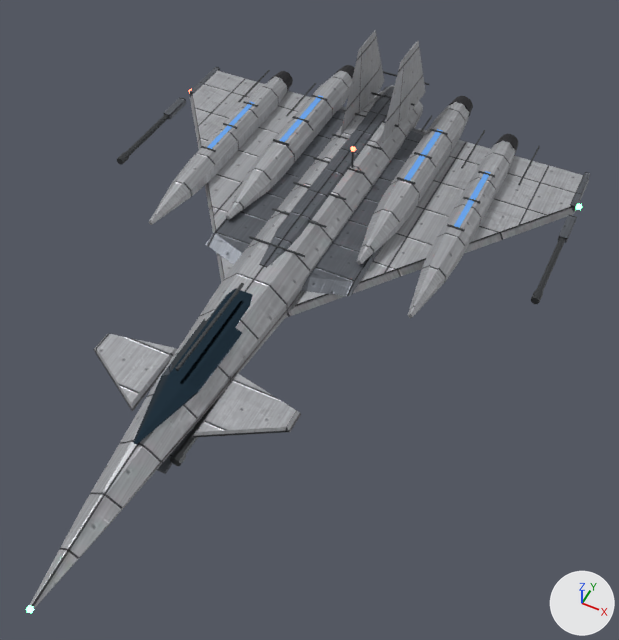
One commit to the glTF model starflight/real/swift.glb: the scene before it, then after it.
Before and after are seen from a camera (50 mm lens) standing at (3.85, -7.45, 7.72) and looking at (0.76, -1.27, -0.01). Every picture has the same lights, and +X, +Y and +Z are marked at lower right. The first picture is the older version. Vertices at exactly the same position are counted once.

The first picture shows 'swift'.
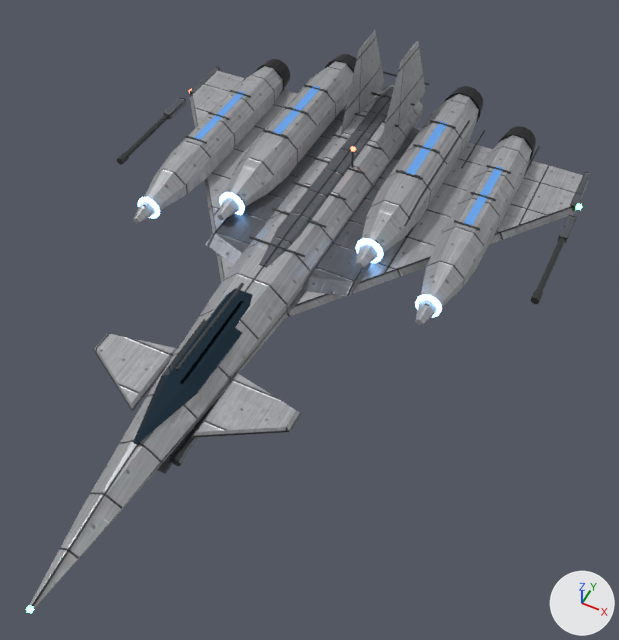
Pixel boxes [x1, y1, x2, y2] of what changed, in the pictures (619 x 640 px; the box of a moved part takes in the faces that stretch with it):
part 1 of me_swift, added: after [219, 192, 245, 215]
part 2 of me_swift, added: after [138, 197, 160, 219]
part 3 of me_swift, added: after [355, 238, 383, 263]
part 4 of me_swift, added (blue): after [273, 86, 321, 134]
part 5 of me_swift, added: after [194, 91, 245, 140]
part 6 of me_swift, added (blue): after [406, 121, 448, 175]
part 7 of me_swift, added (blue): after [464, 166, 504, 225]
part 8 of me_swift, deleted: before [208, 102, 254, 149]
part 9 of me_swift, deleted: before [279, 95, 323, 142]
part 10 of me_swift, moved or reshaped: before [215, 71, 515, 253]; after [209, 61, 532, 317]
part 11 of me_swift, surface changed: before [149, 65, 518, 318]; after [133, 54, 536, 325]

The change, as a diff of the scene's bpy script:
```diff
--- a/starflight/real/swift.glb.py
+++ b/starflight/real/swift.glb.py
@@ me_swift @@
 # used by ob_swift; location = (0.0, 0.0, 0.0)
-me_swift.from_pydata(...)  # 1252 vertices, 2188 faces; spans x -3.16..3.16, y -5.65..3.59, z -0.36..1.37
+me_swift.from_pydata(...)  # 1348 vertices, 2364 faces; spans x -3.16..3.16, y -5.65..3.63, z -0.36..1.37
+# me_swift part 1: a new loose piece, a 12-sided cylinder along y spanning x -1.186..-0.814, y -0.074..-0.034, z 0.02..0.392, in mat_engine (blue #89c4ff, glowing blue #89c4ff)
+# me_swift part 2: a new loose piece, a 12-sided cylinder along y spanning x -2.167..-1.833, y -0.574..-0.534, z -0.021..0.313, in mat_engine (blue #89c4ff, glowing blue #89c4ff)
+# me_swift part 3: a new loose piece, a 12-sided cylinder along y spanning x 0.814..1.186, y -0.074..-0.034, z 0.02..0.392, in mat_engine (blue #89c4ff, glowing blue #89c4ff)
+# me_swift part 4: a new loose piece, a box spanning x -1.062..-0.938, y 1.223..2.517, z 0.471..0.521, in mat_stripe (blue #6cadf9)
+# me_swift part 5: a new loose piece, a box spanning x -2.056..-1.944, y 0.723..2.017, z 0.38..0.43, in mat_stripe (blue #6cadf9)
+# me_swift part 6: a new loose piece, a box spanning x 0.938..1.062, y 1.223..2.517, z 0.471..0.521, in mat_stripe (blue #6cadf9)
+# me_swift part 7: a new loose piece, a box spanning x 1.944..2.056, y 0.723..2.017, z 0.38..0.43, in mat_stripe (blue #6cadf9)
+# me_swift part 8: the loose piece of 8 vertices spanning x -1.89..-1.81, y 0.78..2.04, z 0.23..0.28 is deleted
+# me_swift part 9: the loose piece of 8 vertices spanning x -0.99..-0.91, y 1.28..2.54, z 0.31..0.36 is deleted
+# me_swift part 10: 561 vertices moved from x -2.04..2.04, y -0.75..3.59, z -0.1..0.37 to x -2.28..2.28, y -0.85..3.63, z -0.13..0.53; 31 vertices removed from x -1.97..1.89, y 0.78..3.08, z -0.05..0.36; 71 vertices added at x -2.22..2.22, y -0.57..3.12, z -0.08..0.37
+# me_swift part 11: 959 kept faces spanning x -2.28..2.28, y -0.85..3.63, z -0.13..0.53 get new texture (UV) coordinates
+# other edits to the shape of me_swift do not show in these pictures
 me_swift.materials.append(mat_hull)
```
